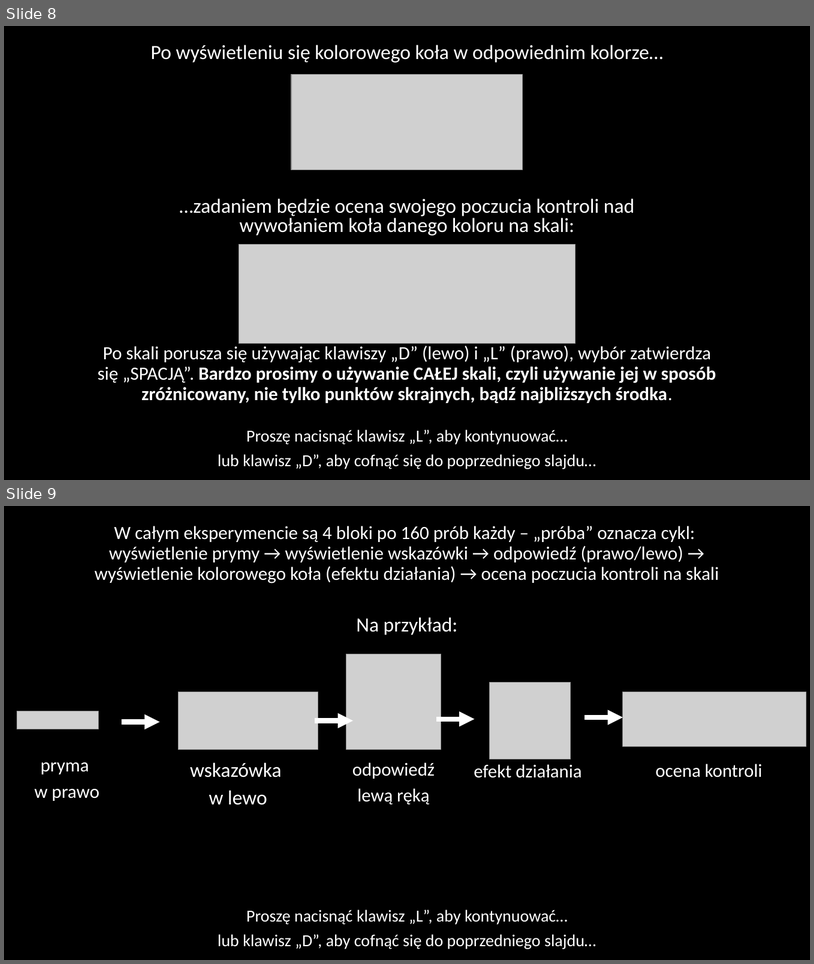
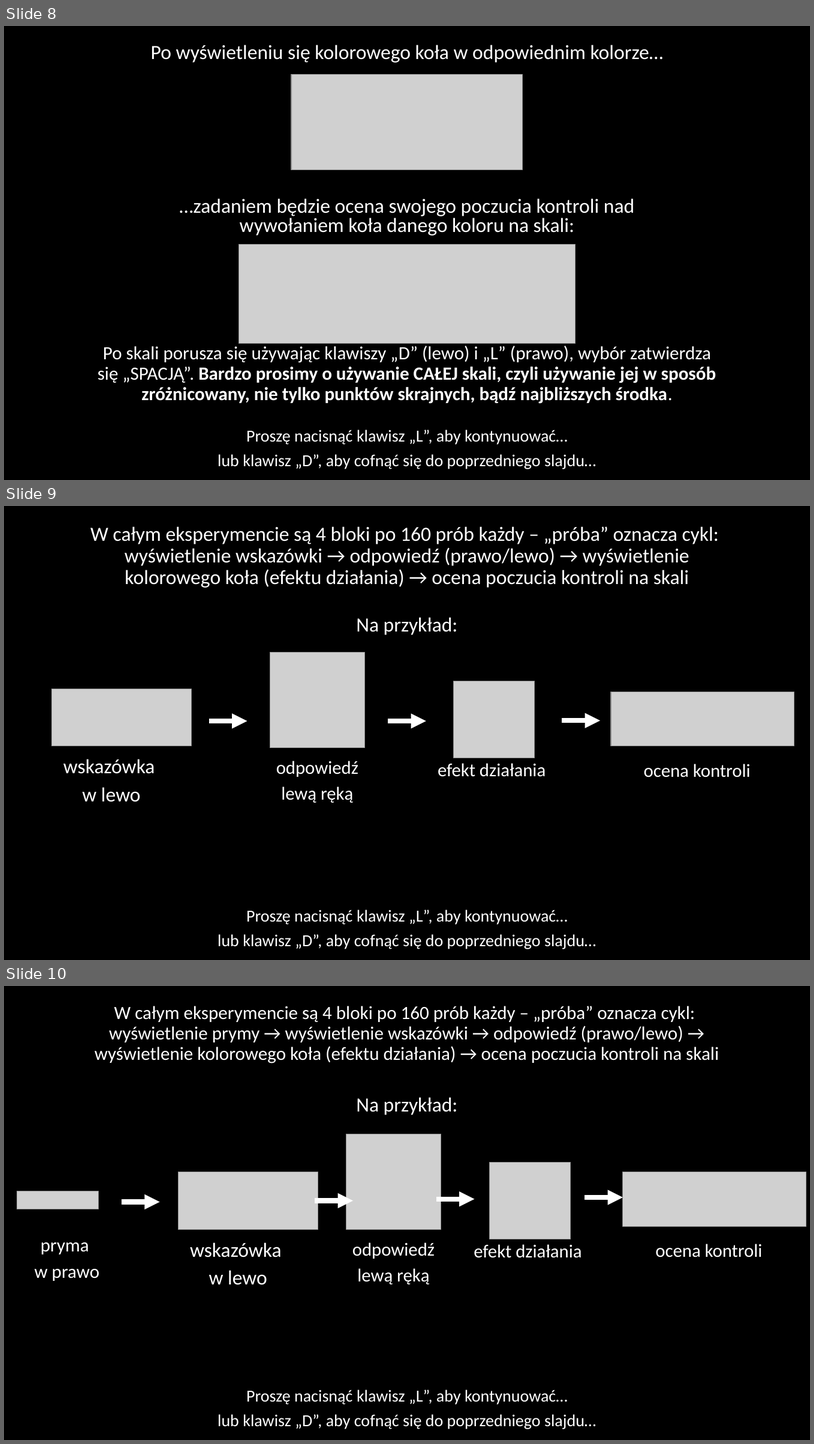
Before and after one commit to mmagnuski/senofag, a slide deck: EPRIME procedura png/Slajdy_proc1.pptx. Shown one above the other, each under a label of ours: slides 8 and 9 before the commit, slides 8, 9 and 10 after it. The pictures are 814x964 and 814x1444 pixels, drawn with LibreOffice and Linux fonts; fonts in the diff are those of the drawing; grey boxes stand for pictures. Boxes give left, top, right and bottom in pixels: in the first picture for what was removed or moved away, otherwise in the second. Text is boxed around its words. In the diff, an @@ line names an element or a change of style, - is before the commit and + after.

```diff
--- a/EPRIME procedura png/Slajdy_proc1.pptx
+++ b/EPRIME procedura png/Slajdy_proc1.pptx
@@ slide 9 added at [4,506,810,960], background #000000 @@
@@ text added at [90,526,719,588], 24 pt, text #FFFFFF @@
+W całym eksperymencie są 4 bloki po 160 prób każdy – „próba” oznacza cykl:
+wyświetlenie wskazówki → odpowiedź (prawo/lewo) → wyświetlenie kolorowego koła (efektu działania) → ocena poczucia kontroli na skali
@@ text added at [356,617,458,635], 24 pt, text #FFFFFF @@
+Na przykład:
@@ picture added at [270,652,365,747] @@
@@ picture added at [453,681,534,758] @@
@@ picture added at [52,688,192,746] @@
@@ picture added at [611,692,795,746] @@
@@ arrow added from (209, 721) to (247, 721), #FFFFFF 6 pt @@
@@ arrow added from (388, 721) to (426, 721), #FFFFFF 6 pt @@
@@ arrow added from (563, 720) to (600, 720), #FFFFFF 6 pt @@
@@ text added at [63,759,155,802], 24 pt, text #FFFFFF @@
+wskazówka
+w lewo
@@ text added at [276,760,359,802], 22 pt, text #FFFFFF @@
+odpowiedź
+lewą ręką
@@ text added at [438,763,546,777], 22 pt, text #FFFFFF @@
+efekt działania
@@ text added at [644,763,751,777], 22 pt, text #FFFFFF @@
+ocena kontroli
@@ text added at [218,909,596,949], 20 pt, text #FFFFFF @@
+Proszę nacisnąć klawisz „L”, aby kontynuować…
+lub klawisz „D”, aby cofnąć się do poprzedniego slajdu…
@@ what was slide 9 is now slide 10 @@
```
Also in this commit, not shown: 6 slides changed, 9 other files.
